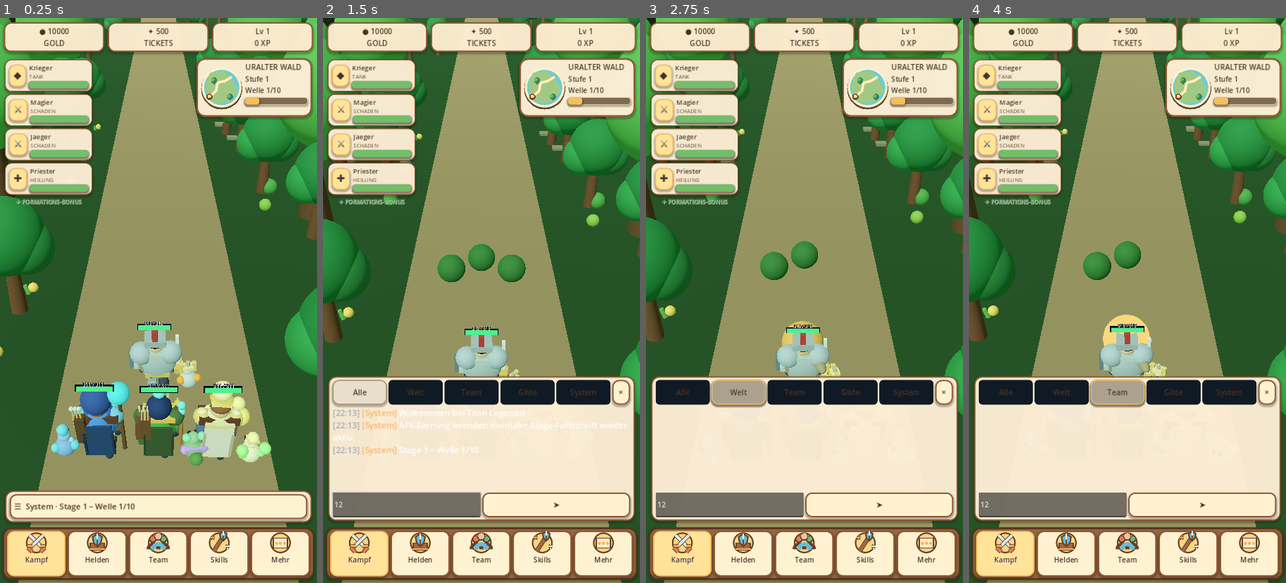
Above: before the commit, frames 1-4 (left to right).
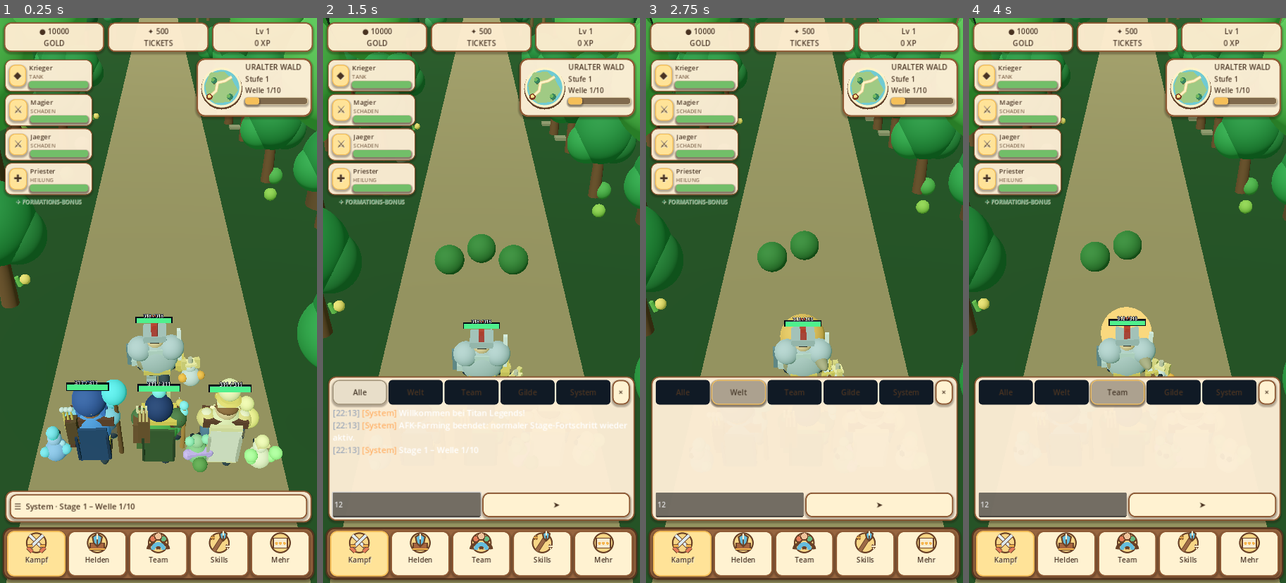
Above: after the commit, the same moments.

Repository: xynewageyx/TitanLegend
Game: Godot game, scene res://scenes/main.tscn
Same seed, same stepped clock (60 frames per second), same inputs: the game is played once before the commit and once after it.
Inputs (mouse positions are in pixels of both pictures, inside the frame that each line leads up to):
- Up to frame 1 (0.25 s): no input
- Up to frame 2 (1.5 s): click "☰ System · Stage 1 – Welle 1/…" at 0.5 s; click (405, 503) at 1.27 s; type "12" at 1.35 s
- Up to frame 3 (2.75 s): click "Welt" at 2 s
- Up to frame 4 (4 s): click "Alle" at 2.75 s; click "Team" at 3.5 s

The runs differ from the first frame. In frame 1, 14% of the frame differs, in the area x 0-100%, y 0-100%; in frame 2, 8.4%; in frame 3, 8.3%; in frame 4, 8.5%.

Commit message:
Visual: bring regular portrait camera slightly closer while preserving boss framing

Diff:
--- a/scripts/camera_follow.gd
+++ b/scripts/camera_follow.gd
@@ -5,8 +5,8 @@
 @export var target_path: NodePath = NodePath("../TeamFormation")
 @export var battle_manager_path: NodePath = NodePath("../BattleManager")
 @export var enemy_spawn_path: NodePath = NodePath("../EnemySpawn")
-@export var camera_offset: Vector3 = Vector3(0.0, 11.8, 16.5)
-@export var look_ahead: Vector3 = Vector3(0.0, 1.2, -5.5)
+@export var camera_offset: Vector3 = Vector3(0.0, 10.8, 15.0)
+@export var look_ahead: Vector3 = Vector3(0.0, 1.2, -5.0)
 @export var smoothing: float = 3.0
 
 @onready var target: Node3D = get_node_or_null(target_path) as Node3D
